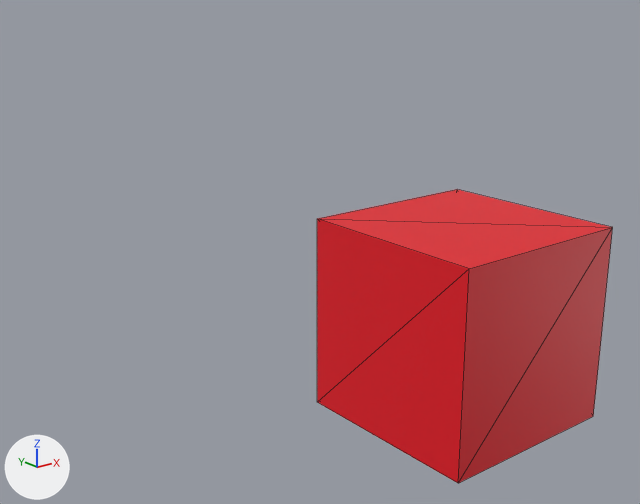
Renders of the glTF model cajag.glb from each side of a commit.
Rendered twice from a 50 mm camera at (-6.26, -5.62, 3.3) aimed at (-0.09, 2.09, 0.21). Lighting does not change. The marker at lower left points along +X, +Y and +Z. Mesh edges are drawn as thin lines.
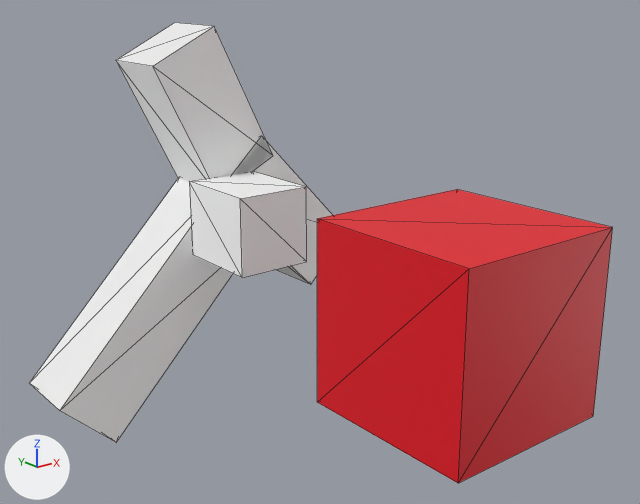
The newer file is also turned or shifted as a whole; pictures and numbers use the older file's frame.

What changed in the scene script:
```text
Add mat_gltf_default:
    mat_gltf_default = principled_material('__gltf_default')
    mat_gltf_default.base_color = (1.0, 1.0, 1.0)  # white #ffffff
    mat_gltf_default.metallic = 1.0
    mat_gltf_default.roughness = 1.0
Add me_mesh_3:
    me_mesh_3.from_pydata(...)  # a box spanning x -0.5..0.5, y -0.5..0.5, z -0.5..0.5
    me_mesh_3.materials.append(mat_gltf_default)  # white #ffffff
Add ob_box_3:
    ob_box_3 = bpy.data.objects.new('box_3', me_mesh_3)
    ob_box_3.location = (-0.1, 4.72, 1.57)
    ob_box_3.rotation_euler = (0.0, 2.681, 0.0)  # degrees (0, 154, 0)
    ob_box_3.scale = (-1.0, -1.0, -1.97)
Add ob_box_2:
    ob_box_2 = bpy.data.objects.new('box_2', me_mesh_3.copy())
    ob_box_2.location = (1.02, 4.72, 0.05)
    ob_box_2.rotation_euler = (0.0, 2.379, 0.0)  # degrees (0, 136, 0)
    ob_box_2.scale = (-1.0, -1.0, -2.25)
Add ob_box_1:
    ob_box_1 = bpy.data.objects.new('box_1', me_mesh_3.copy())
    ob_box_1.location = (-0.04, 3.65, 0.23)
    ob_box_1.rotation_euler = (0.0, -3.142, 0.0)  # degrees (0, -180, 0)
    ob_box_1.scale = (-1.0, -1.18, -1.0)
Add ob_box_0:
    ob_box_0 = bpy.data.objects.new('box_0', me_mesh_3.copy())
    ob_box_0.location = (-0.98, 4.72, -1.02)
    ob_box_0.rotation_euler = (0.0, 2.345, 0.0)  # degrees (0, 134, 0)
    ob_box_0.scale = (-3.46, -1.0, -1.0)
```

Where the change shows, as pixel boxes [x1, y1, x2, y2] in the pictures (640 x 504 px):
'box_0', added: after [29, 179, 233, 442]
'box_3', added: after [116, 23, 273, 182]
'box_1', added: after [189, 172, 307, 278]
'box_2', added: after [233, 137, 333, 285]
